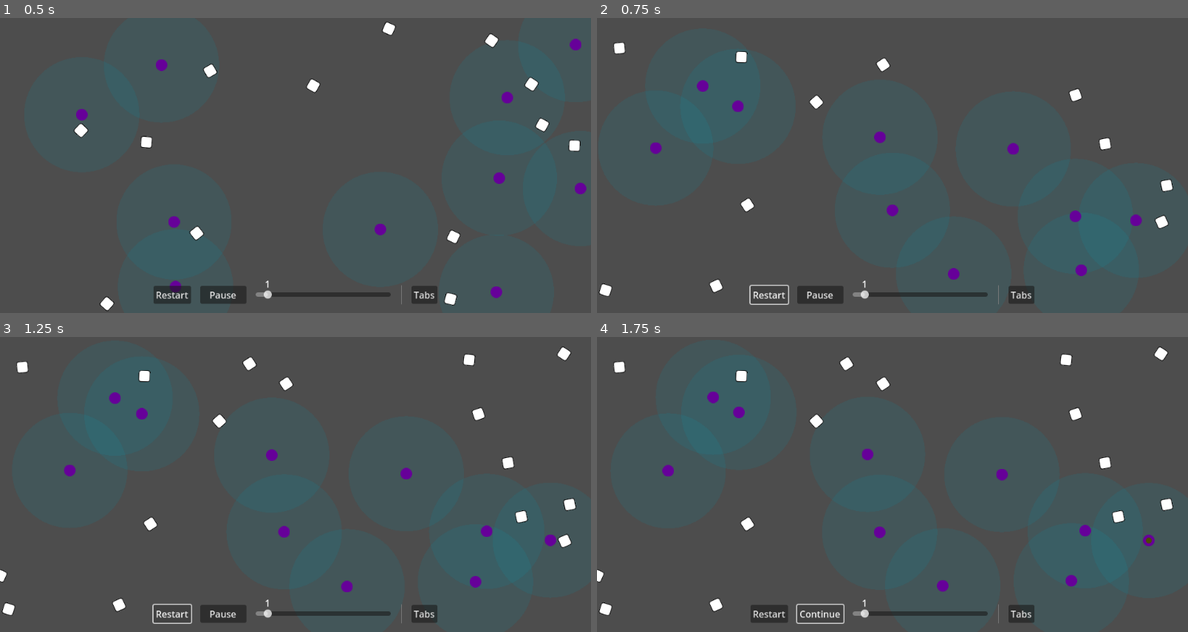
Above: before the commit, frames 1-4 (two rows, left to right).
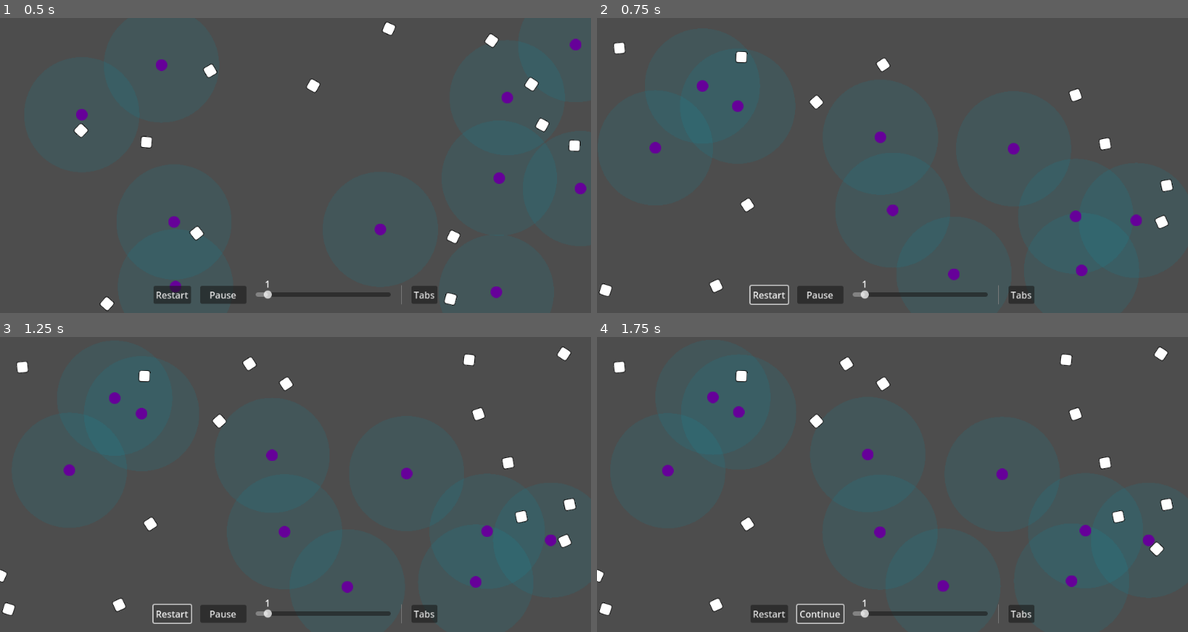
Above: after the commit, the same moments.

Repository: wivest/Natural-Selection
Game: Godot game, scene res://main.tscn
Two runs of this game, one before a commit and one after it. Both use one fixed random seed, a clock stepped at 60 frames per second and the inputs below.
Inputs:
- Up to frame 1 (0.5 s): no input
- Up to frame 2 (0.75 s): click "Restart" at 0.5 s
- Up to frame 3 (1.25 s): no input
- Up to frame 4 (1.75 s): click "Pause" at 1.25 s

Frame 1 is identical in both runs. In frame 2, less than 0.1% of the frame differs, in the area x 8-93%, y 21-89%; in frame 3, less than 0.1%; in frame 4, 0.1%, in the area x 11-96%, y 19-87%.

Commit message:
refactor: trigger InputEventAction on restart

Diff:
--- a/project.godot
+++ b/project.godot
@@ -28,6 +28,14 @@
 
 project/assembly_name="Natural Selection"
 
+[input]
+
+restart={
+"deadzone": 0.5,
+"events": [Object(InputEventKey,"resource_local_to_scene":false,"resource_name":"","device":-1,"window_id":0,"command_or_control_autoremap":true,"alt_pressed":false,"shift_pressed":false,"pressed":false,"keycode":0,"physical_keycode":82,"key_label":0,"unicode":0,"echo":false,"script":null)
+]
+}
+
 [rendering]
 
 renderer/rendering_method="mobile"
--- a/ui/bottom/bottom_bar.gd
+++ b/ui/bottom/bottom_bar.gd
@@ -7,6 +7,10 @@
 @export var parent: Node2D
 @export var node: Field
 
+func _physics_process(_delta):
+	if Input.is_action_just_pressed(&"restart"):
+		restart_field()
+
 func restart_field():
 	node.queue_free()
 	var instance = scene.instantiate()
--- a/ui/bottom/bottom_bar.tscn
+++ b/ui/bottom/bottom_bar.tscn
@@ -7,14 +7,20 @@
 [ext_resource type="Script" path="res://ui/bottom/speed/speed.gd" id="5_pu1bt"]
 [ext_resource type="Script" path="res://ui/bottom/tabs.gd" id="6_dcxdb"]
 
+[sub_resource type="InputEventAction" id="InputEventAction_qepva"]
+action = &"restart"
+
+[sub_resource type="Shortcut" id="Shortcut_wrlvm"]
+events = [SubResource("InputEventAction_qepva")]
+
 [node name="BottomBar" type="HBoxContainer"]
 theme_override_constants/separation = 16
 alignment = 1
 script = ExtResource("1_8kjkv")
 
-[node name="Restart" parent="." node_paths=PackedStringArray("root") instance=ExtResource("1_8timj")]
+[node name="Restart" parent="." instance=ExtResource("1_8timj")]
 layout_mode = 2
-root = NodePath("..")
+shortcut = SubResource("Shortcut_wrlvm")
 
 [node name="Pause" parent="." instance=ExtResource("3_rwr6u")]
 custom_minimum_size = Vector2(80, 0)
--- a/ui/bottom/restart/restart.gd
+++ b/ui/bottom/restart/restart.gd
@@ -1,6 +1,6 @@
 extends Button
 
-@export var root: BottomBar
-
 func _on_pressed():
-	root.restart_field()
+	var event: InputEventAction = shortcut.events[0]
+	Input.action_press(event.action)
+	Input.action_release(event.action)
Not shown: 1 places in ui/bottom/bottom_bar.tscn that only renumber resources
